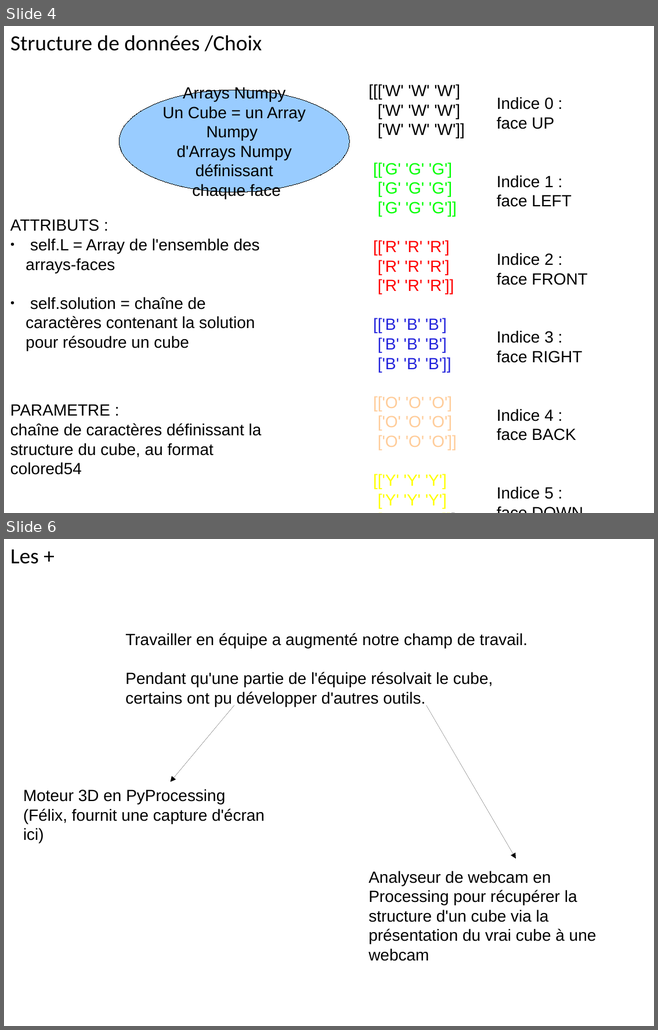
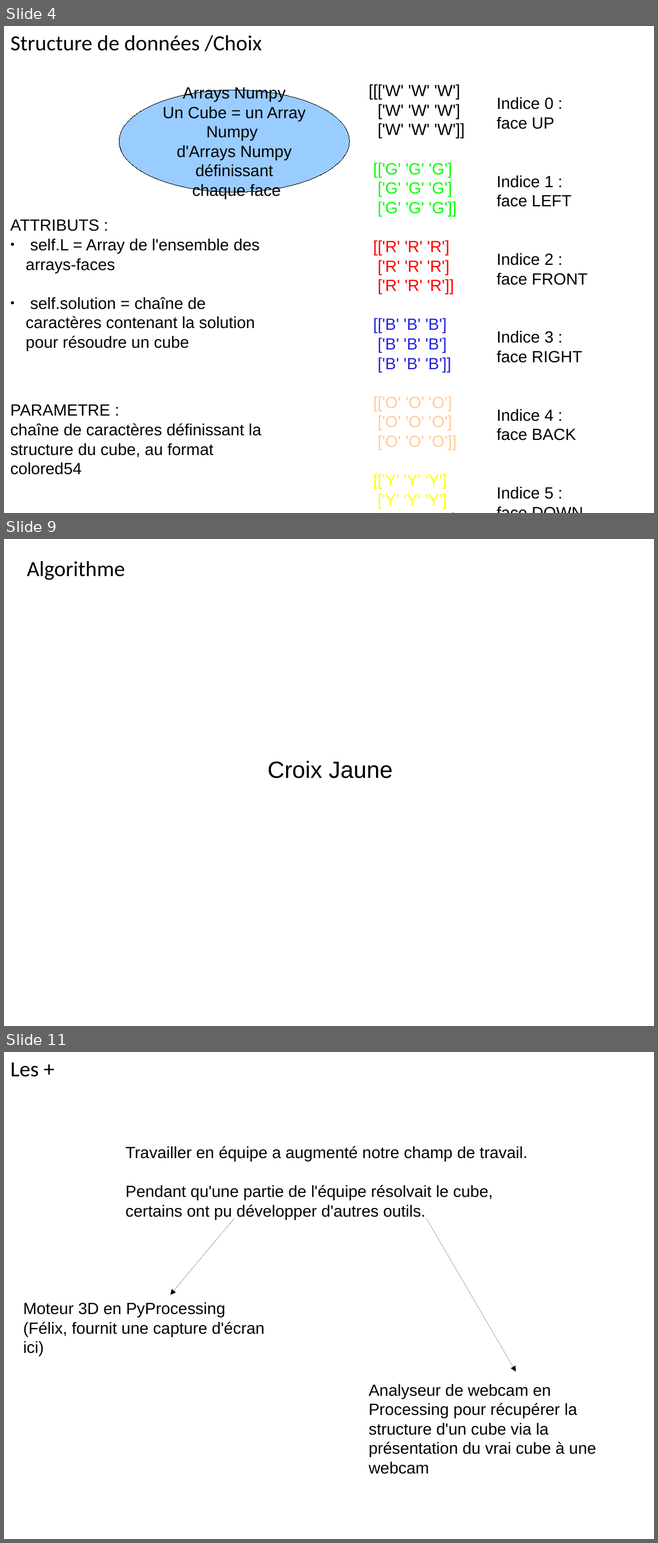
Before and after one commit to Miaxos/Polux, a slide deck: diapo_Presentation_poqb_soutenance_vendredi_15_janvier_2016.odp. Shown one above the other, each under a label of ours: slides 4 and 6 before the commit, slides 4, 9 and 11 after it; the slides between them are not shown. The pictures are 658x1030 and 658x1543 pixels, drawn with LibreOffice and Linux fonts; fonts in the diff are those of the drawing. Boxes give left, top, right and bottom in pixels: in the first picture for what was removed or moved away, otherwise in the second. Text is boxed around its words. In the diff, an @@ line names an element or a change of style, - is before the commit and + after.

```diff
--- a/diapo_Presentation_poqb_soutenance_vendredi_15_janvier_2016.odp
+++ b/diapo_Presentation_poqb_soutenance_vendredi_15_janvier_2016.odp
@@ slide 9 added at <box>4,539,654,1026</box>, background #FFFFFF @@
@@ title added at <box>27,561,125,580</box>, 24 pt, text #000000 @@
+Algorithme
@@ text added at <box>267,761,393,779</box>, 26 pt, text #000000 @@
+Croix Jaune
@@ what was slide 6 is now slide 11 @@
```
Also in this commit, not shown: 1 slide changed, 5 other slides added, 1 slide removed.
